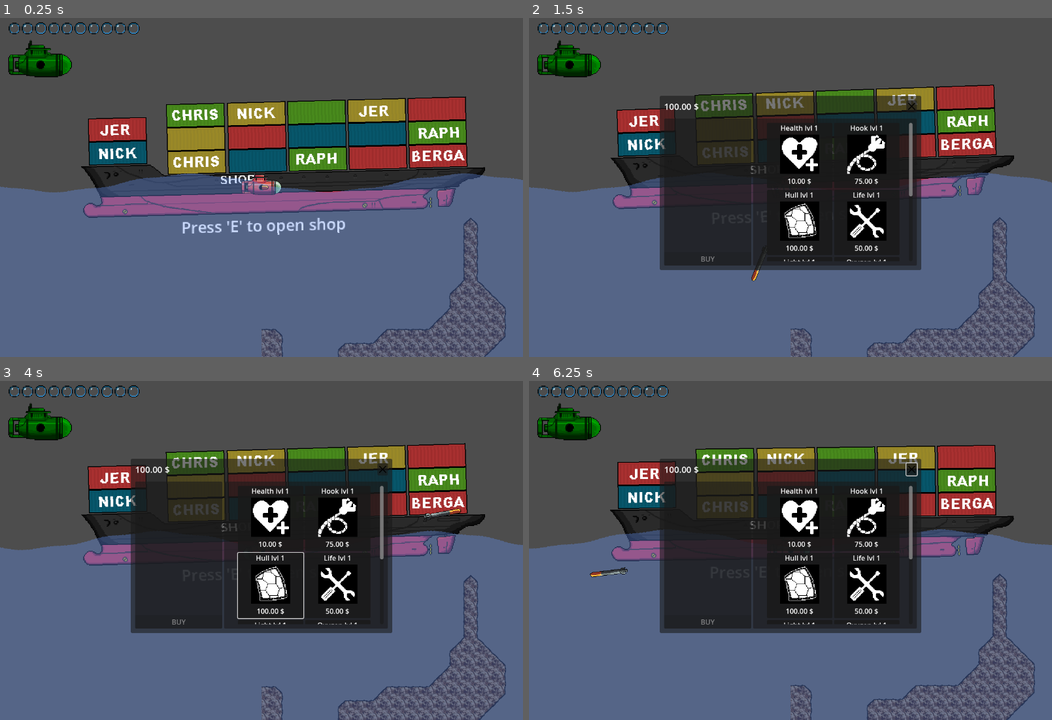
Above: before the commit, frames 1-4 (two rows, left to right).
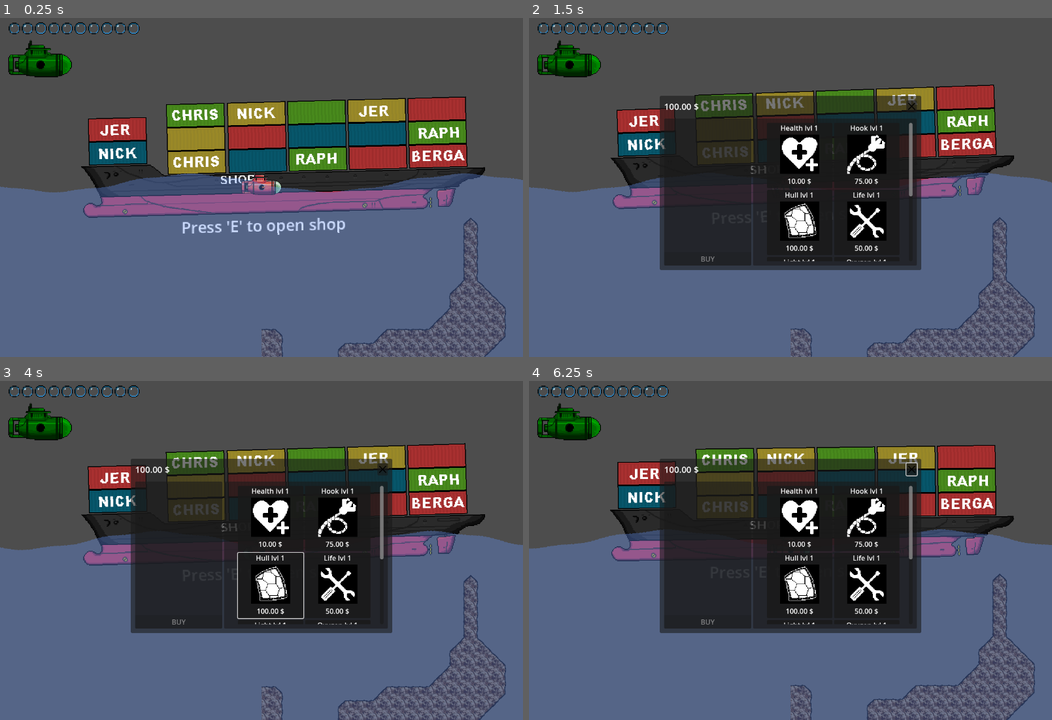
Above: after the commit, the same moments.

Repository: misterbamboo/ld57
Game: Godot game, scene res://MainGame.tscn
Two runs of this game, one before a commit and one after it. Both use one fixed random seed, a clock stepped at 60 frames per second and the inputs below.
Inputs (mouse positions are in pixels of both pictures, inside the frame that each line leads up to):
- Up to frame 1 (0.25 s): no input
- Up to frame 2 (1.5 s): tap E at 0.5, 1.25, 1.35 s; move the mouse to (764, 251) at 0.52 s; hold Up (sub_up) from 0.53 s (still down); tap R at 0.6 s; click (764, 251) at 0.67 s; move the mouse to (947, 234) at 1.27 s
- Up to frame 3 (4 s): tap E at 2, 2.75, 2.85, 3.5 s; move the mouse to (104, 492) at 2.02 s; release Up (sub_up) at 2.03 s; hold Left (sub_left) 2.03-3.53 s; tap R at 2.1, 3.6 s; move the mouse to (287, 547) at 2.77 s; click (287, 547) at 2.92 s; move the mouse to (183, 458) at 3.52 s; hold Down (sub_down) from 3.53 s (still down)
- Up to frame 4 (6.25 s): tap E at 4.25, 4.35, 5.85 s; move the mouse to (905, 530) at 4.27 s; release Down (sub_down) at 4.28 s; hold Right (sub_right) 4.28-5.03 s; move the mouse to (685, 564) at 5.02 s; hold Up (sub_up) 5.03-5.78 s; tap R at 5.1 s; click (685, 564) at 5.17 s; move the mouse to (842, 469) at 5.77 s; hold Right (sub_right) from 5.78 s (still down)

The runs differ from the first frame. In frame 1, less than 0.1% of the frame differs, in the area x 50-52%, y 49-51%; in frame 2, less than 0.1%; in frame 3, less than 0.1%; in frame 4, 0.1%, in the area x 11-19%, y 54-58%.

Commit message:
feat: Explosions break map

Diff:
--- a/src/godotproject/MainGame.tscn
+++ b/src/godotproject/MainGame.tscn
@@ -60,13 +60,14 @@
 5:1/0 = 0
 5:1/0/physics_layer_0/polygon_0/points = PackedVector2Array(16, 16, -16, 16, -16, -16, -0.955894, -16, 16, 0.31863)
 6:1/0 = 0
-6:1/0/physics_layer_0/polygon_0/points = PackedVector2Array(16, 1.91179, 0.63726, 16, -16, 16, -16, 0.31863, -0.637264, -16, 16, -16)
+6:1/0/physics_layer_0/polygon_0/points = PackedVector2Array(16, -16, 16, 16, -16, 16, -16, 0.63726, -0.955891, -16)
 7:1/0 = 0
 7:1/0/physics_layer_0/polygon_0/points = PackedVector2Array(16, 16, -16, 16, -16, -16, 16, -16)
 
 [sub_resource type="TileSet" id="TileSet_a6adi"]
 tile_size = Vector2i(32, 32)
 physics_layer_0/collision_layer = 1
+physics_layer_0/collision_mask = 2
 sources/0 = SubResource("TileSetAtlasSource_28psf")
 
 [sub_resource type="Gradient" id="Gradient_led80"]
--- /dev/null
+++ b/src/godotproject/Map/Explosions/ExplosionMapHandler.gd
@@ -0,0 +1,30 @@
+class_name ExplosionMapHandler extends Node
+
+signal on_explision(indexPos: Vector2i, radiusIdx: float)
+
+@export var pxToIndexRatio: float = 32
+
+var explosionData := {}
+
+func _ready() -> void:
+	pass
+
+func addExplosionAt(pos: Vector2, radius: float) -> void:
+	var xIdx = pos.x / pxToIndexRatio
+	var yIdx = pos.y / pxToIndexRatio
+	var radiusIdx = radius / pxToIndexRatio
+
+	var indexPos = Vector2i(xIdx, yIdx)
+	explosionData[indexPos] = radiusIdx
+
+	emit_signal("on_explision", indexPos, radiusIdx)
+
+func hasExploded(checkPoint: Vector2i):
+	for indexPos in explosionData.keys():
+		var circlePos = indexPos as Vector2i
+		var circleRadiusIdx: float = explosionData[indexPos]
+		if pointInCercle(checkPoint, circlePos, circleRadiusIdx):
+			return true
+
+func pointInCercle(checkPoint: Vector2i, circlePos: Vector2i, circleRadiusIdx: float) -> bool:
+	return checkPoint.distance_to(circlePos) <= circleRadiusIdx
--- a/src/godotproject/Map/map_generator.gd
+++ b/src/godotproject/Map/map_generator.gd
@@ -40,10 +40,18 @@
 
 func _ready():
 	instance = self
+	ExplosionMap.on_explision.connect(_on_explision)
+
 	# We'll keep the polygon pool for backward compatibility or future use
 	_init_pool()
 	randomize()
 	build(0, 20)
+
+func _on_explision(indexPos: Vector2i, radiusIdx: float):
+	var from = indexPos.y - radiusIdx
+	var to = indexPos.y + radiusIdx
+	clear_tiles(from, to)
+	generate_tilemap(from, to)
 
 func _init_pool():
 	for i in pool_size:
@@ -189,6 +197,10 @@
 
 func getNoiseValueAt(x: float, y: float) -> float:
 	var blended_value: float = 0
+
+	if ExplosionMap.hasExploded(Vector2i(x, y)):
+		return 0
+
 	for i in range(_noisesLayers.size()):
 		var val = _getNoiseValueAtLayer(i, x, y)
 		var weight = noise_weight[i]
--- a/src/godotproject/Submarine/submarine.tscn
+++ b/src/godotproject/Submarine/submarine.tscn
@@ -11,6 +11,7 @@
 radius = 23.0217
 
 [node name="Submarine" type="RigidBody2D"]
+collision_layer = 2
 gravity_scale = 0.0
 lock_rotation = true
 script = ExtResource("1_de3bh")
--- a/src/godotproject/Torpedo/Torpedo.tscn
+++ b/src/godotproject/Torpedo/Torpedo.tscn
@@ -41,17 +41,20 @@
 }
 
 [node name="Torpedo" type="RigidBody2D" node_paths=PackedStringArray("explosionTarget")]
+collision_layer = 4
 gravity_scale = 0.0
 script = ExtResource("1_u6tmg")
 explosionTarget = NodePath("ExplosionPos")
 explosion = ExtResource("2_aah1a")
 
 [node name="CollisionPolygon2D" type="CollisionPolygon2D" parent="."]
-position = Vector2(37, 0)
-polygon = PackedVector2Array(53, -3, 53, 2, 49, 5, 10, 6, 10, -7, 49, -6)
+position = Vector2(18.5, 0)
+scale = Vector2(0.5, 0.5)
+polygon = PackedVector2Array(53, -3, 53, 2, 49, 5, 31, 6, 31, -8, 49, -6)
 disabled = true
 
 [node name="Node2D" type="Sprite2D" parent="."]
+scale = Vector2(0.5, 0.5)
 texture = ExtResource("1_gk5of")
 offset = Vector2(45, 0)
 vframes = 6
@@ -63,4 +66,4 @@
 speed_scale = 10.0
 
 [node name="ExplosionPos" type="Node2D" parent="."]
-position = Vector2(90, 0)
+position = Vector2(45, 0)
--- a/src/godotproject/Torpedo/explosion.gd
+++ b/src/godotproject/Torpedo/explosion.gd
@@ -1,4 +1,11 @@
-extends Node
+extends Node2D
+
+var _exploded: bool = false
 
 func _ready() -> void:
 	$Node2D/AnimationLaunch.play("launch")
+
+func _process(delta: float) -> void:
+	if !_exploded:
+		ExplosionMap.addExplosionAt(global_position, 100)
+		_exploded = true
--- a/src/godotproject/Torpedo/torpedo.gd
+++ b/src/godotproject/Torpedo/torpedo.gd
@@ -16,8 +16,7 @@
 	$CollisionPolygon2D.disabled = true
 
 	contact_monitor = true
-	max_contacts_reported = 1
-	connect("body_entered", _on_body_entered)
+	max_contacts_reported = 10
 
 func launch():
 	_anim.play("launch")
@@ -27,6 +26,7 @@
 	traveling = true
 	freeze = false
 	$CollisionPolygon2D.disabled = false
+	accel_t = 0.5
 
 func _process(delta: float) -> void:
 	if launched and !traveling:
@@ -48,8 +48,17 @@
 	var accel = max_accel_force * t
 	linear_velocity = Vector2.RIGHT.rotated(rotation) * accel
 
-func _on_body_entered(body: Node):
+func _integrate_forces(state: PhysicsDirectBodyState2D) -> void:
+	if state.get_contact_count() > 0:
+		for i in state.get_contact_count():
+			var collision_point = state.get_contact_local_position(i)
+			var collider = state.get_contact_collider_object(i)
+			var normal = state.get_contact_local_normal(i)
+			_spawn_explosion(collision_point)
+			queue_free()
+			break
+
+func _spawn_explosion(pos: Vector2):
 	var instance = explosion.instantiate() as Node2D
+	instance.position = pos
 	get_tree().root.add_child(instance)
-	instance.global_position = explosionTarget.global_position
-	queue_free()
--- a/src/godotproject/project.godot
+++ b/src/godotproject/project.godot
@@ -21,6 +21,7 @@
 Life="*res://Singletons/life.tscn"
 MoneyBag="*res://GameState/money.gd"
 Inventory="*res://Inventory/inventorymanager.gd"
+ExplosionMap="*res://Map/Explosions/ExplosionMapHandler.gd"
 
 [display]
 
@@ -58,6 +59,12 @@
 ]
 }
 
+[layer_names]
+
+2d_physics/layer_1="Map"
+2d_physics/layer_2="Sub"
+2d_physics/layer_3="Torpido"
+
 [rendering]
 
 textures/canvas_textures/default_texture_filter=0
Not shown, added: src/godotproject/Map/Explosions/ExplosionMapHandler.gd.uid
